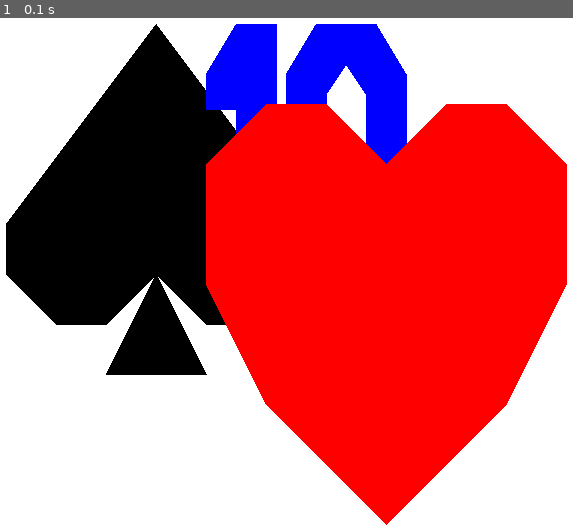
Above: before the commit, frame 1.
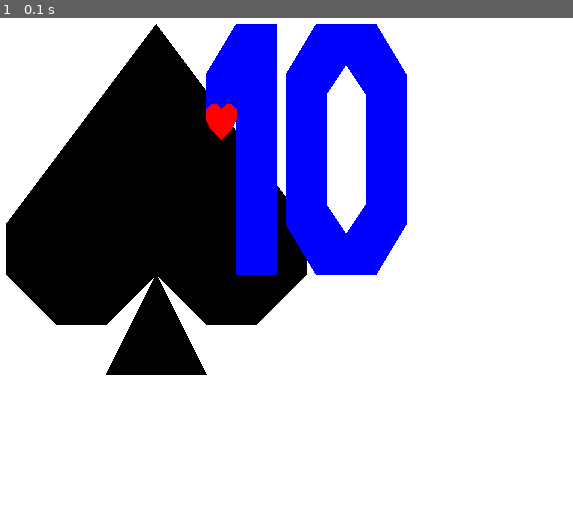
Above: after the commit, the same moment.

Repository: ankhilko/bj_pygame
Game: pygame game, started from main.py
Two runs of this game, one before a commit and one after it. Both use one fixed random seed, a clock stepped at 60 frames per second and the inputs below.
Inputs:
- Up to frame 1 (0.1 s): no input

The runs differ from the first frame. In frame 1, 37% of the frame differs, in the area x 35-99%, y 16-99%.

Commit message:
some refactoring on the drawing function to avoid warnings

Diff:
--- a/main.py
+++ b/main.py
@@ -132,14 +132,14 @@
 clock = pygame.time.Clock()
 
 
-def _draw_single(color: tuple, _shape: list, size=1, xy=(0, 0)):
+def _draw_single(color: tuple, _shape: list, size=1.0, xy=(0, 0)):
     pygame.draw.polygon(screen, color,
                         tuple((_shape[i] * size + xy[0], _shape[i + 1] * size + xy[1])
                               for i in range(0, len(_shape), 2)))
 
 
-def draws(color: tuple, _shape: list, size=1, xy=(0, 0)):
-    if type(_shape[0]) == int:
+def draws(color: tuple, _shape: list, size=1.0, xy=(0, 0)):
+    if type(_shape[0]) == (int or float):
         _draw_single(color, _shape, size, xy)
     else:
         for shape in _shape:
@@ -168,7 +168,7 @@
 
     draws(BLACK, shapes['spades'], 5, (200, 20))
     draws(BLUE, shapes['10'], 5, (400, 20))
-    draws(RED, shapes['hearts'], 6, (400, 100))
+    draws(RED, shapes['hearts'], 0.5, (400, 100))
 
 
 
